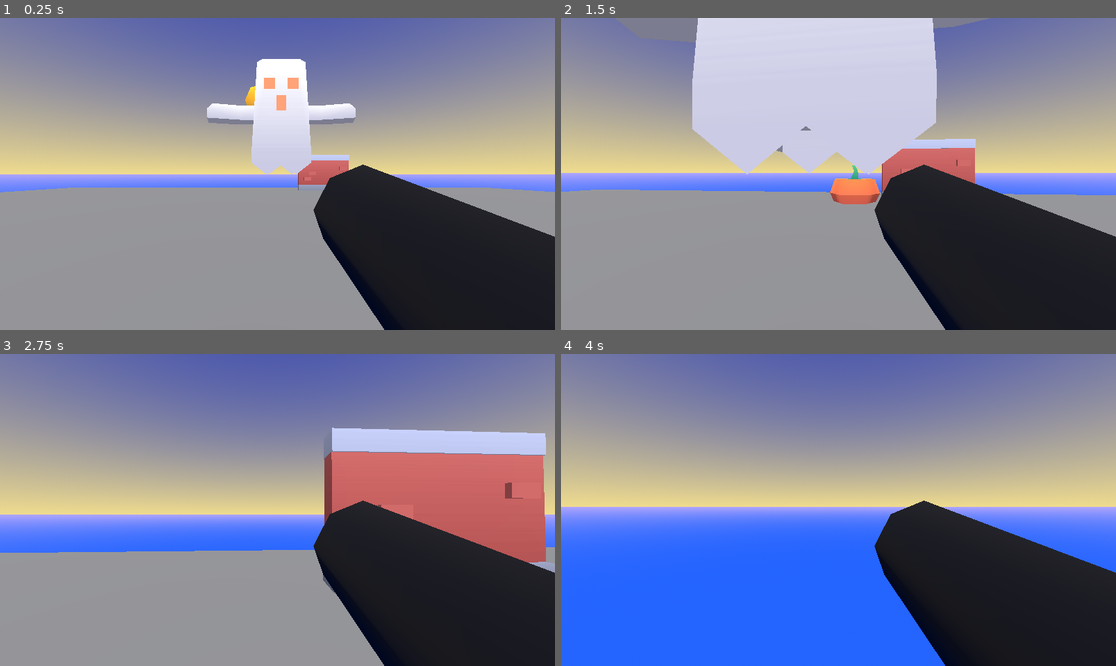
Above: before the commit, frames 1-4 (two rows, left to right).
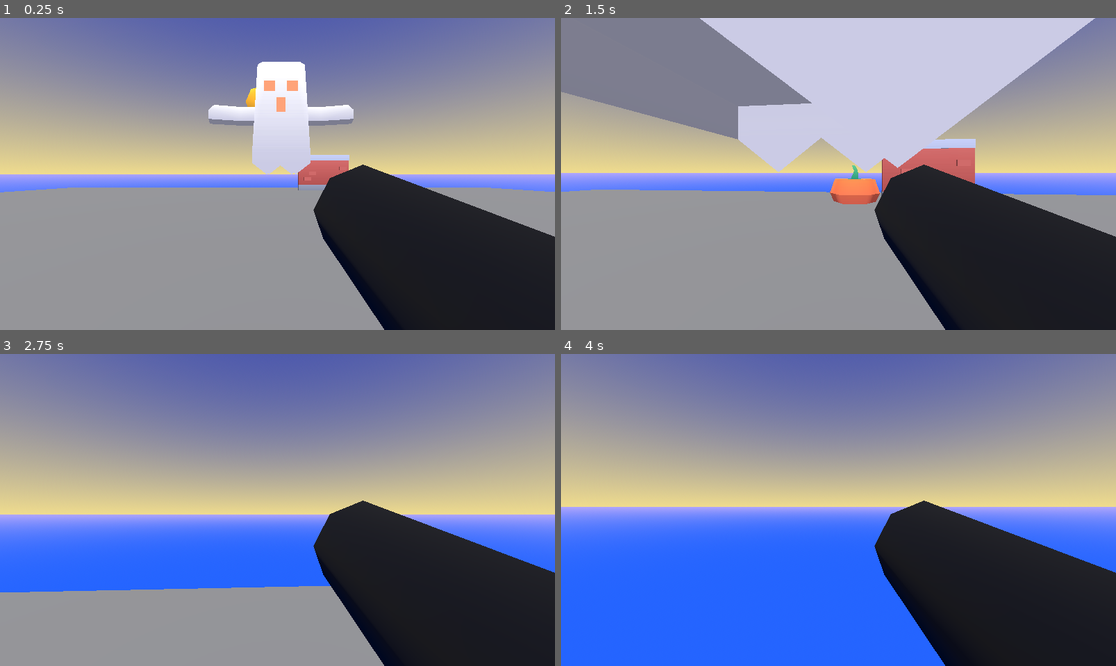
Above: after the commit, the same moments.

Repository: florianvazelle/BossRush
Game: Godot game, scene res://scenes/main.tscn
Two runs of this game, one before a commit and one after it. Both use one fixed random seed, a clock stepped at 60 frames per second and the inputs below.
Inputs (mouse positions are in pixels of both pictures, inside the frame that each line leads up to):
- Up to frame 1 (0.25 s): no input
- Up to frame 2 (1.5 s): tap Enter at 0.5 s; move the mouse to (866, 174) at 0.52 s; press the mouse at (866, 174) at 0.53 s; hold W (pm_moveforward) from 0.53 s (still down); tap Space (jump) at 0.77 s; move the mouse to (810, 174) at 1.27 s; release the mouse at (810, 174) at 1.28 s; tap Shift (sprint) at 1.35 s
- Up to frame 3 (2.75 s): keep holding W (pm_moveforward); tap Space (jump) at 1.52 s; move the mouse to (288, 503) at 2.02 s; tap R at 2.1 s
- Up to frame 4 (4 s): keep holding W (pm_moveforward); move the mouse to (832, 516) at 2.77 s; tap T at 2.85 s; tap Space (jump) at 3.02, 3.77 s; move the mouse to (877, 513) at 3.52 s; press the mouse at (877, 513) at 3.53 s

The runs differ from the first frame. In frame 1, 0.5% of the frame differs, in the area x 37-65%, y 13-51%; in frame 2, 13%; in frame 3, 20%, in the area x 0-100%, y 23-77%; in frame 4, less than 0.1%.

Commit message:
add boss fight & pattern

Diff:
--- a/project.godot
+++ b/project.godot
@@ -22,6 +22,10 @@
 [filesystem]
 
 import/blender/enabled=false
+
+[global_group]
+
+player=""
 
 [input]
 
--- a/scenes/ammo.tscn
+++ b/scenes/ammo.tscn
@@ -9,7 +9,7 @@
 [node name="Ammo" type="RigidBody3D"]
 transform = Transform3D(1, 0, 0, 0, 1, 0, -3.72529e-09, 0, 1, 0, 0, 0)
 collision_layer = 8
-collision_mask = 6
+collision_mask = 22
 contact_monitor = true
 max_contacts_reported = 10
 script = ExtResource("1_fwuug")
--- a/scenes/boss/ghost.tscn
+++ b/scenes/boss/ghost.tscn
@@ -14,7 +14,7 @@
 
 [node name="GhostBody" type="RigidBody3D" parent="."]
 collision_layer = 2
-collision_mask = 9
+collision_mask = 0
 gravity_scale = 0.0
 script = ExtResource("1_khqc0")
 
--- a/scenes/boss/zombie.tscn
+++ b/scenes/boss/zombie.tscn
@@ -14,7 +14,7 @@
 
 [node name="ZombieBody" type="RigidBody3D" parent="."]
 collision_layer = 2
-collision_mask = 9
+collision_mask = 0
 gravity_scale = 0.0
 script = ExtResource("1_43q1a")
 
--- /dev/null
+++ b/scenes/pattern/forward_attack.tscn
@@ -0,0 +1,14 @@
+[gd_scene load_steps=2 format=3 uid="uid://bn7ocpngr4t5j"]
+
+[ext_resource type="Script" path="res://scripts/pattern.gd" id="1_20x6m"]
+
+[node name="ForwardAttack" type="Node3D" node_paths=PackedStringArray("start", "end")]
+script = ExtResource("1_20x6m")
+start = NodePath("Start")
+end = NodePath("End")
+
+[node name="Start" type="Marker3D" parent="."]
+transform = Transform3D(1, 0, 0, 0, 1, 0, 0, 0, 1, 0, 0, -8)
+
+[node name="End" type="Marker3D" parent="."]
+transform = Transform3D(1, 0, 0, 0, 1, 0, 0, 0, 1, 0, 0, 8)
--- /dev/null
+++ b/scenes/pattern/stun_attack.tscn
@@ -0,0 +1,13 @@
+[gd_scene load_steps=2 format=3 uid="uid://blwh3fy4o7o5j"]
+
+[ext_resource type="Script" path="res://scripts/pattern.gd" id="1_7wmxe"]
+
+[node name="StunAttack" type="Node3D" node_paths=PackedStringArray("start", "end")]
+script = ExtResource("1_7wmxe")
+start = NodePath("Start")
+end = NodePath("End")
+
+[node name="Start" type="Marker3D" parent="."]
+transform = Transform3D(1, 0, 0, 0, 1, 0, 0, 0, 1, 0, 2.5, 0)
+
+[node name="End" type="Marker3D" parent="."]
--- a/scenes/weakpoint.tscn
+++ b/scenes/weakpoint.tscn
@@ -14,7 +14,7 @@
 
 [node name="Weakpoint" type="StaticBody3D"]
 collision_layer = 4
-collision_mask = 8
+collision_mask = 0
 script = ExtResource("1_vdgd2")
 
 [node name="WeakpointMesh" type="MeshInstance3D" parent="."]
--- a/scripts/boss.gd
+++ b/scripts/boss.gd
@@ -1,18 +1,33 @@
 class_name Boss
-extends Node3D
+extends RigidBody3D
 
-const BlinkMaterial : ShaderMaterial= preload("res://resources/blink.tres")
+const BlinkMaterial : ShaderMaterial = preload("res://resources/blink.tres")
+
+var Patterns: Array[Pattern] = [
+	preload("res://scenes/pattern/stun_attack.tscn").instantiate(),
+	preload("res://scenes/pattern/forward_attack.tscn").instantiate(),
+]
+
+enum State {NOOP, SETUP_PATTERN, ATTACK}
 
 var blink_activated: bool = false
 var blink_timer: float = 0
 
+var current_pattern: Pattern
+var pattern_cooldown: float = 0
+var state: State
+var current_target: Vector3
+
 @export var life = 10
 @onready var blink_time: float = 2.0
 @onready var weakpoint: Weakpoint = $Weakpoint
+@onready var player = get_tree().get_nodes_in_group(&"player")[0]
+
 
 func _ready():
 	weakpoint.connect("hit", hit)
 	setup_blink_material(self)
+	set_state(State.SETUP_PATTERN)
 
 func hit(damage: int) -> void:
 	life -= damage
@@ -20,6 +35,27 @@
 	blink()
 	# TODO: play hit sfx
 	print("hit")
+
+func set_state(new_state):
+	# set new state to ATTACK
+	if new_state == State.ATTACK:
+		state = State.ATTACK
+		pattern_cooldown = 0
+		linear_velocity = Vector3.ZERO
+		current_target = player.global_position
+
+	elif new_state == State.SETUP_PATTERN:
+		state = State.SETUP_PATTERN
+		current_pattern = Patterns[randi() % Patterns.size()]
+		current_target = player.global_position
+		current_target.y = 0
+
+	# set new state to NOOP
+	elif new_state == State.NOOP:
+		state = State.NOOP
+		pattern_cooldown = 0
+		current_pattern = null
+		linear_velocity = Vector3.ZERO
 
 func _process(delta):
 	if life <= 0:
@@ -32,6 +68,29 @@
 		else:
 			# decrease timer
 			blink_timer -= delta
+
+		return
+
+	if state == State.NOOP:
+		if pattern_cooldown > 0.0:
+			set_state(State.SETUP_PATTERN)
+
+	elif state == State.SETUP_PATTERN:
+		print(global_position.distance_to(current_pattern.start_pos(current_target)))
+		if global_position.distance_to(current_pattern.start_pos(current_target)) < 2.5:
+			set_state(State.ATTACK)
+
+		apply_central_impulse((current_pattern.start_pos(current_target) - global_position).normalized() * delta * 10)
+
+	elif state == State.ATTACK:
+		# apply the pattern
+		apply_central_impulse(current_pattern.attack_direction(current_target).normalized() * delta * 10)
+
+		if pattern_cooldown > 2.5:
+			set_state(State.NOOP)
+
+	pattern_cooldown += delta
+
 
 func setup_blink_material(root: Node):
 	for child in root.get_children():
--- /dev/null
+++ b/scripts/pattern.gd
@@ -0,0 +1,18 @@
+class_name Pattern
+extends Node3D
+
+
+@export var start: Marker3D
+@export var end: Marker3D
+
+
+func attack_direction(player_pos: Vector3) -> Vector3:
+	return end_pos(player_pos) - start_pos(player_pos)
+
+
+func start_pos(player_pos: Vector3):
+	return player_pos + start.position * 2
+
+
+func end_pos(player_pos: Vector3):
+	return player_pos + end.position * 2
